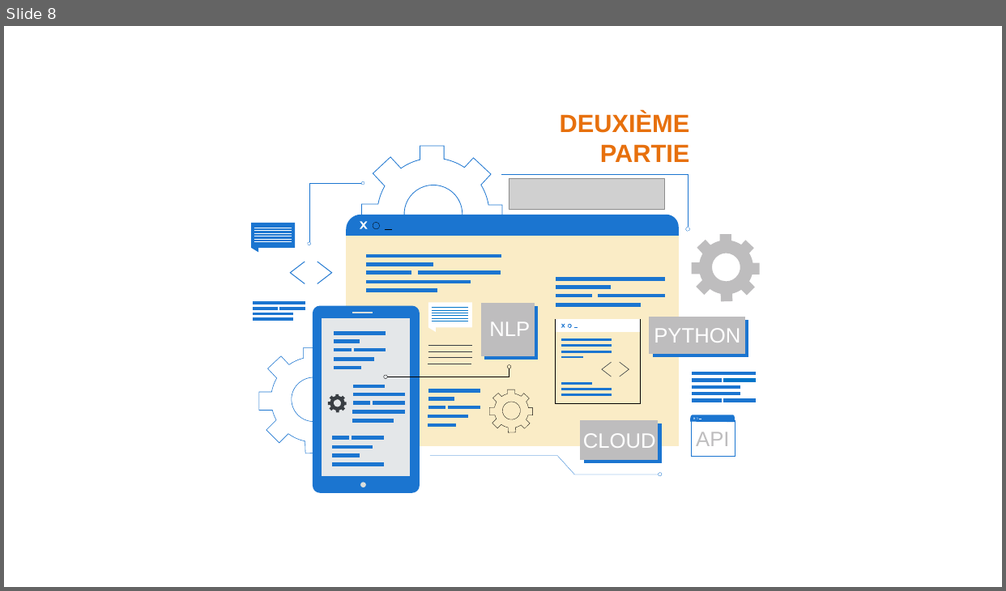
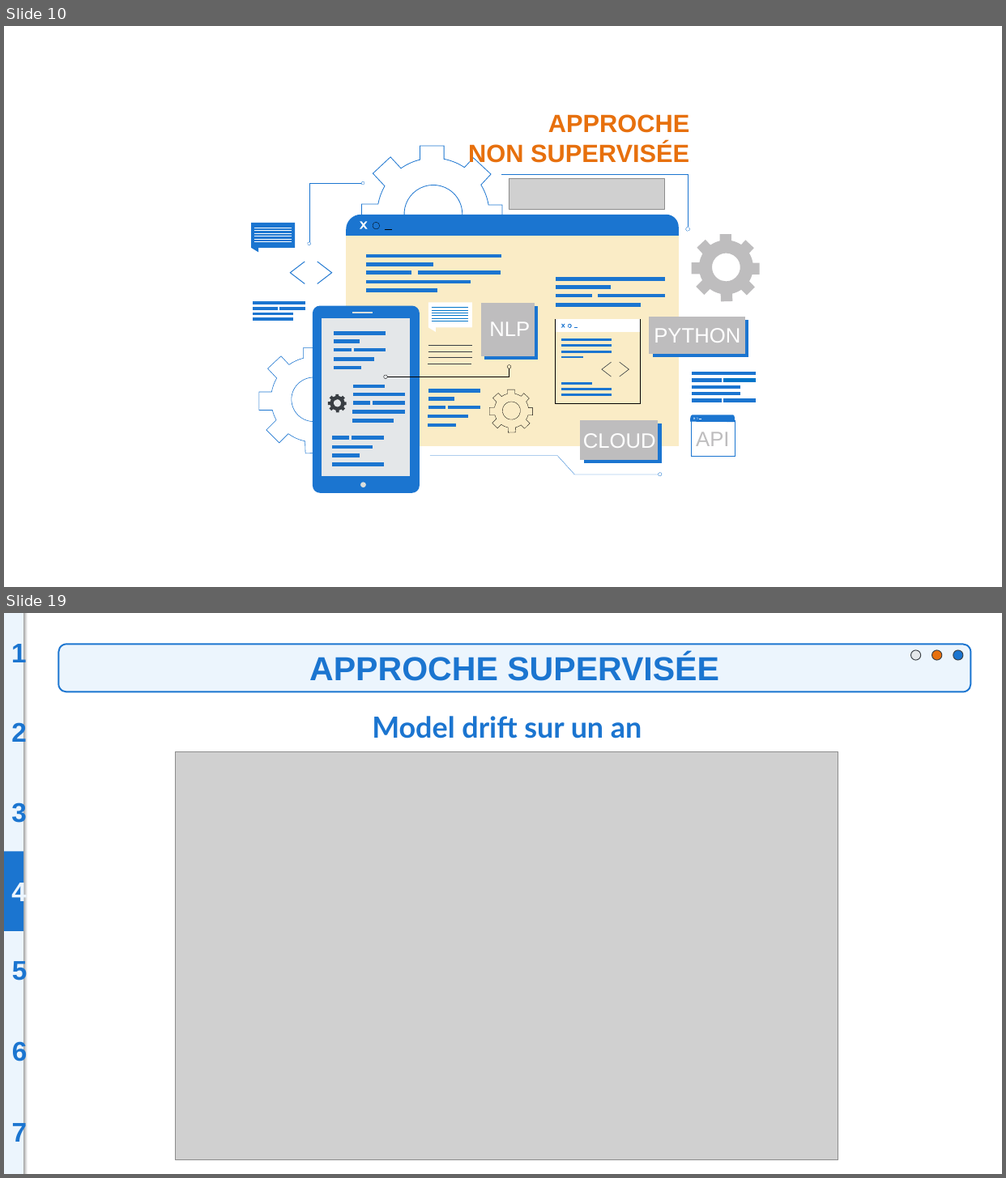
Before and after one commit to BiGHeaDMaX/Suggestion-automatique-de-mots-cles, a slide deck: 07 - Présentation.pptx. Shown one above the other, each under a label of ours: slide 8 before the commit, slides 10 and 19 after it; the slides between them are not shown. The pictures are 1006x591 and 1006x1178 pixels, drawn with LibreOffice and Linux fonts; fonts in the diff are those of the drawing; grey boxes stand for pictures. Boxes give left, top, right and bottom in pixels: in the first picture for what was removed or moved away, otherwise in the second. Text is boxed around its words. In the diff, an @@ line names an element or a change of style, - is before the commit and + after.

Commit message:
Parties 1 à 4

```diff
--- a/07 - Présentation.pptx
+++ b/07 - Présentation.pptx
@@ slide 19 added at [4,613,1002,1174], background #FFFFFF @@
@@ rectangle added at [4,613,23,1174], fill #ECF5FD @@
@@ text added at [11,641,27,668], 26 pt, text #1B75D0, bold @@
+1
@@ group added at [58,645,971,692]: 3 freeform shapes, 1 rounded rectangle, 1 text @@
+APPROCHE SUPERVISÉE
@@ text added at [11,720,27,747], 26 pt, text #1B75D0, bold @@
+2
@@ text added at [372,716,641,739], 28 pt, text #1B75D0, bold @@
+Model drift sur un an
@@ picture added at [176,752,838,1161] @@
@@ text added at [11,800,27,827], 26 pt, text #1B75D0, bold @@
+3
@@ rectangle added at [4,852,23,932], fill #1B75D0 @@
@@ text added at [11,880,27,907], 26 pt, text #ECF5FD, bold @@
+4
@@ text added at [12,959,27,986], 26 pt, text #1B75D0, bold @@
+5
@@ text added at [12,1039,27,1066], 26 pt, text #1B75D0, bold @@
+6
@@ text added at [12,1120,27,1147], 26 pt, text #1B75D0, bold @@
+7
@@ what was slide 8 is now slide 10 @@
@@ slide 10 changed as well @@
@@ text at [468,114,689,167]: text changed @@
-DEUXIÈME
-PARTIE
+APPROCHE
+NON SUPERVISÉE
```
Also in this commit, not shown: 6 other slides changed, 16 other slides added, 1 slide removed.
